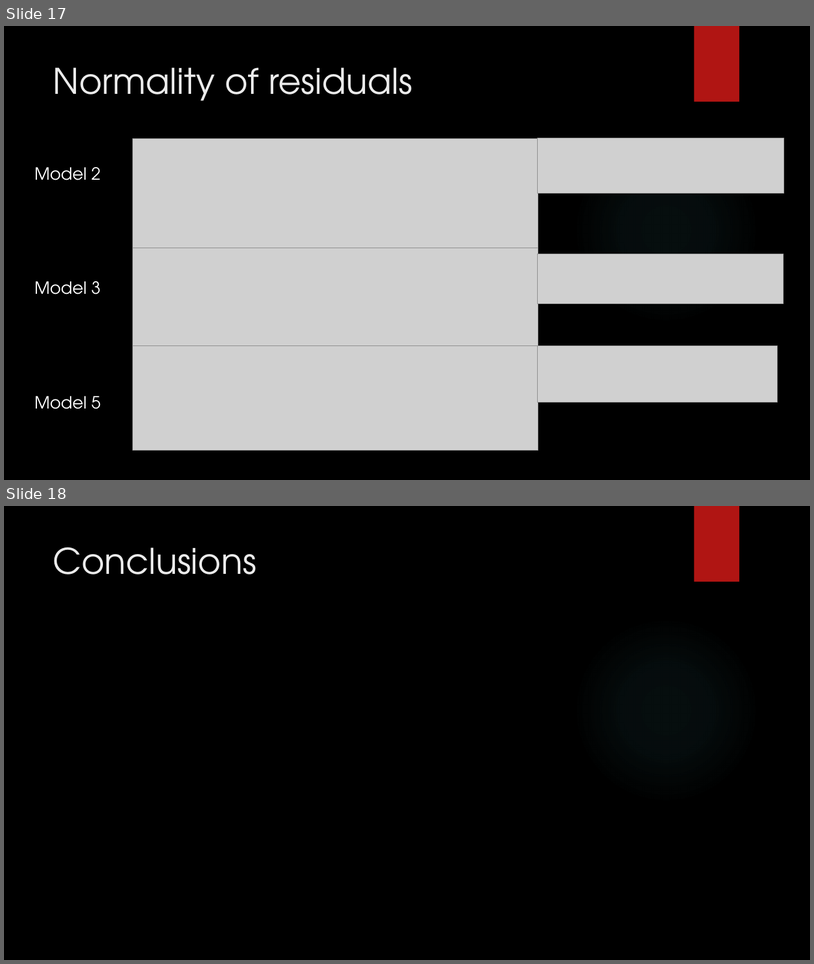
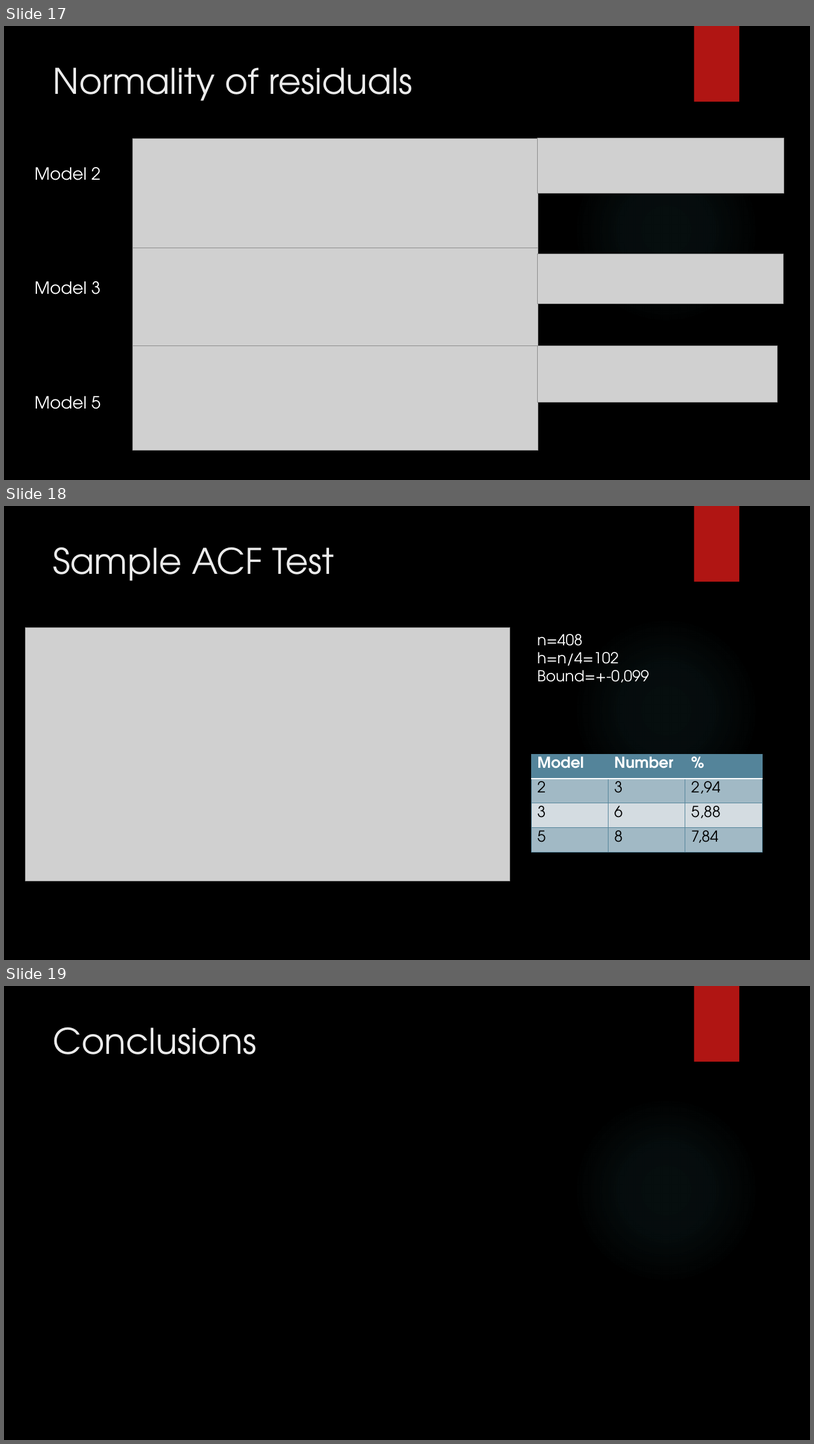
Before and after one commit to dvalher00/ourtimeseries_project, a slide deck: Time Series Project David Bravo.pptx. Shown one above the other, each under a label of ours: slides 17 and 18 before the commit, slides 17, 18 and 19 after it. The pictures are 814x964 and 814x1444 pixels, drawn with LibreOffice and Linux fonts; fonts in the diff are those of the drawing; grey boxes stand for pictures; background and template pictures are left out. Boxes give left, top, right and bottom in pixels: in the first picture for what was removed or moved away, otherwise in the second. Text is boxed around its words. In the diff, an @@ line names an element or a change of style, - is before the commit and + after.

```diff
--- a/Time Series Project David Bravo.pptx
+++ b/Time Series Project David Bravo.pptx
@@ slide 18 added at <box>4,506,810,960</box>, background picture (left out); not listed: 2 template elements that a slide beside it also shows @@
@@ title added at <box>53,547,335,581</box>, 42 pt, text #EBEBEB @@
+Sample ACF Test
@@ picture added at <box>25,628,510,881</box> @@
@@ text added at <box>537,634,649,682</box>, 18 pt, text #FFFFFF @@
+n=408
+h=n/4=102
+Bound=+-0,099
@@ table added at <box>531,754,762,852</box>, 4 rows, 3 columns @@
+Model | Number | %
+2 | 3 | 2,94
+3 | 6 | 5,88
+5 | 8 | 7,84
@@ what was slide 18 is now slide 19 @@
```
Also in this commit, not shown: 2 slides changed.
